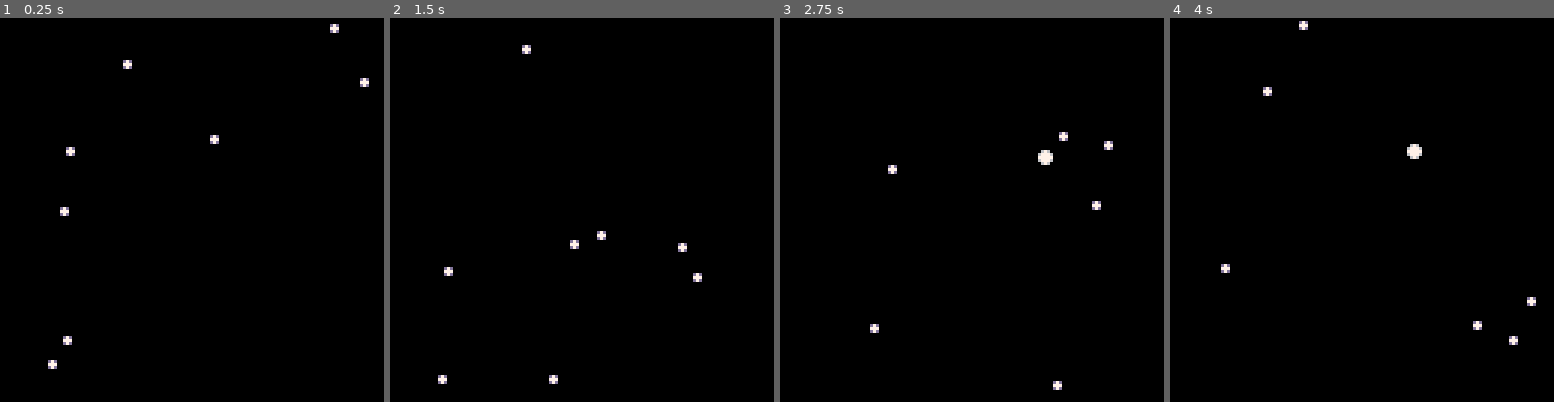
Above: before the commit, frames 1-4 (left to right).
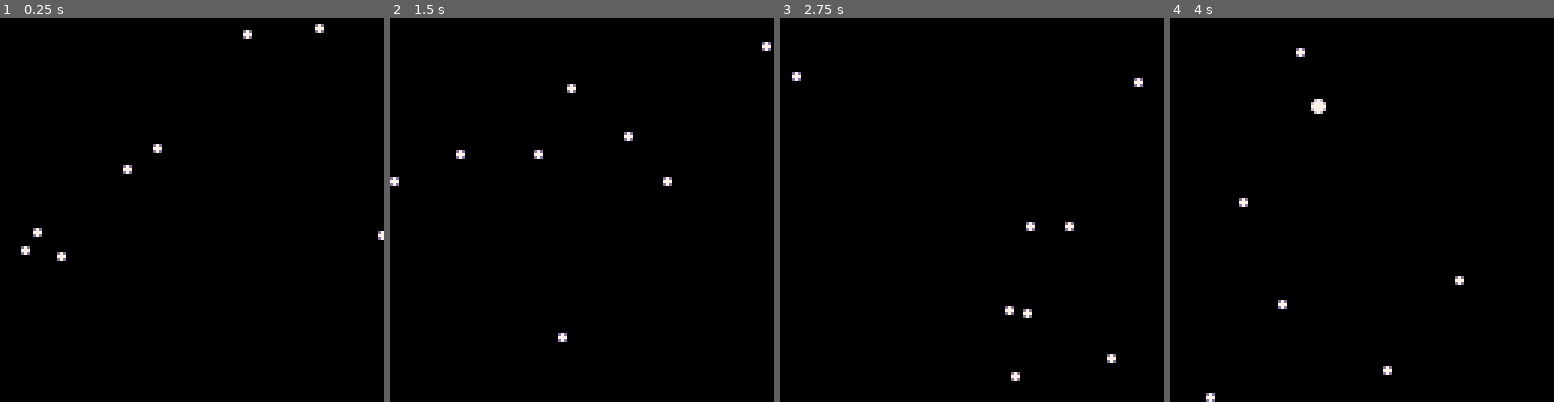
Above: after the commit, the same moments.

Repository: gerwitz/pico-8
Game: PICO-8 cartridge orbital.p8
Two runs of this game, one before a commit and one after it. Both use one fixed random seed, a clock stepped at 60 frames per second and the inputs below.
Inputs:
- Up to frame 1 (0.25 s): no input
- Up to frame 2 (1.5 s): no input
- Up to frame 3 (2.75 s): no input
- Up to frame 4 (4 s): no input

The runs differ from the first frame. In frame 1, 0.9% of the frame differs, in the area x 5-100%, y 1-92%; in frame 2, 0.9%; in frame 3, 0.9%; in frame 4, 0.9%, in the area x 9-96%, y 0-100%.

Commit message:
add logging

Diff:
--- a/orbital.p8
+++ b/orbital.p8
@@ -7,15 +7,24 @@
 planets={}
 next_id=0
 g = 0.001 -- will be divided by distance, multiplied by mass
+logfile = "orbital.txt"
 
-function add_planet(size)
+function log(msg)
+  printh(tostr(time())..": "..tostr(msg), logfile)
+  printh(#planets.." planets:", logfile)
+  for p in all(planets) do
+    printh("- "..tostr(p.x)..","..tostr(p.y).."/"..tostr(p.dx)..","..tostr(p.dy).." - "..tostr(p.size), logfile)
+  end
+end
+
+function add_planet(size, x, y)
   p = {}
   p.id = next_id
   next_id += 1
   p.size = size or (rnd(3)+1)
   -- position
-  p.x = rnd(128)
-  p.y = rnd(128)
+  p.x = x or rnd(128)
+  p.y = y or rnd(128)
   -- motion vector
   p.dx = rnd(2)-1
   p.dy = rnd(2)-1
@@ -51,6 +60,22 @@
   survivor.dy = new_dy
   survivor.size = survivor.size + victim.size
   del(planets, victim)
+  --if (survivor.size > 7) _init()
+  if (survivor.size > 7) explode(survivor)
+end
+
+function explode(donor)
+  log("start exploding")
+  local center_x = donor.x
+  local center_y = donor.y
+  del(planets, donor)
+  for i=0,7 do
+    -- add_planet(1, center_x + cos(i/7), center_y + sin(i/7))
+    -- add_planet(1, 61 + 3+cos(i/7), 61 + 3*sin(i/7))
+    add_planet(1, (center_x + 3*i) % 128, (center_y + 3*i) % 128)
+    -- add_planet(1)
+  end
+  log("end exploding")
 end
 
 function move(planet)
@@ -60,15 +85,11 @@
 end
 
 function _init()
+  printh("init", logfile, true)
   planets={}
-  add_planet(1)
-  add_planet(1)
-  add_planet(1)
-  add_planet(1)
-  add_planet(1)
-  add_planet(1)
-  add_planet(1)
-  add_planet(1)
+  for i=0,7 do
+    add_planet(1, rnd(128), rnd(128))
+  end
 end
 
 function _update60()
